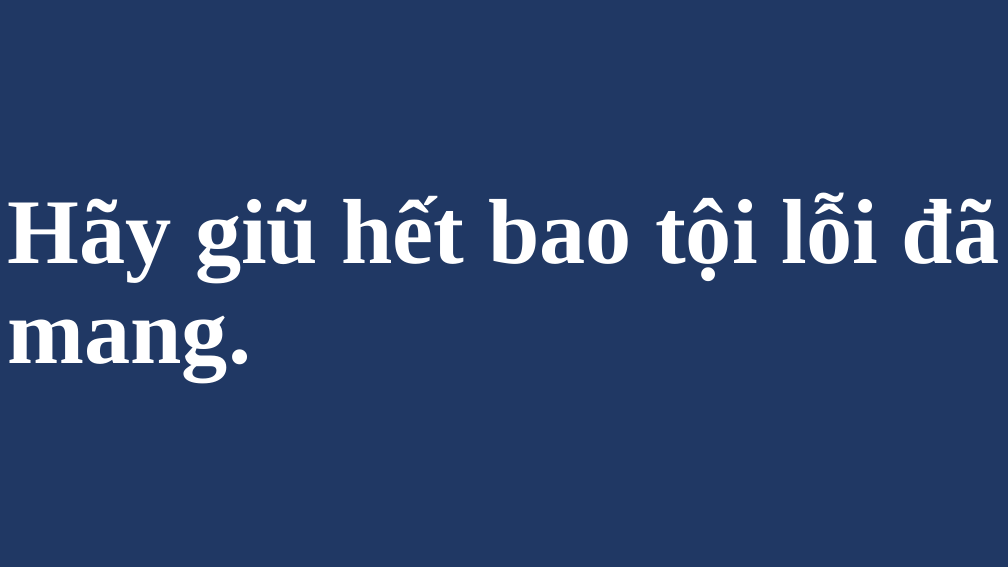
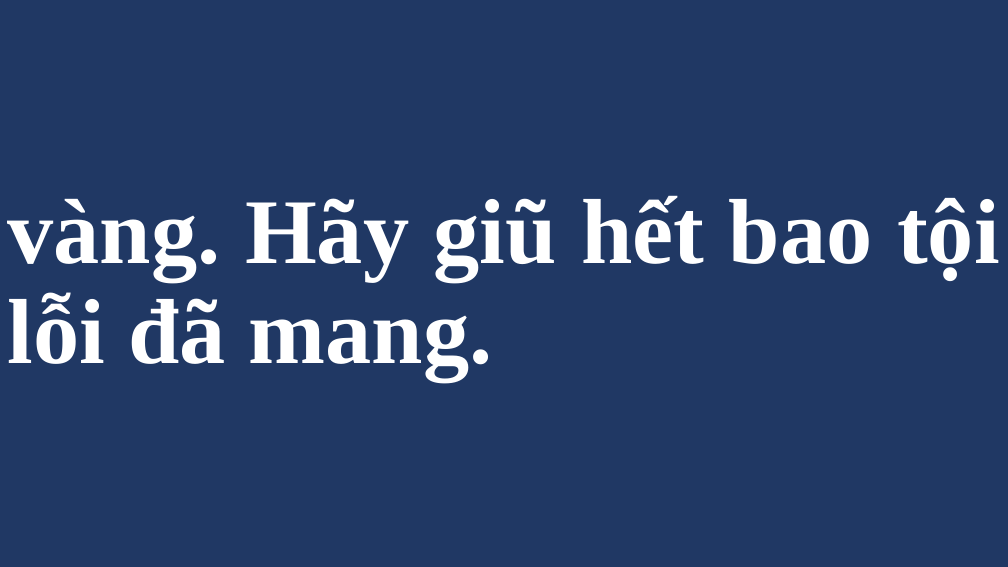
Before and after one commit to anhpeter/song-generator, a slide deck: slide 19 of output/songs.pptx. Drawn at 1008x567 pixels with LibreOffice and Linux fonts; fonts in the diff are those of the drawing. Boxes give left, top, right and bottom in pixels: in the first picture for what was removed or moved away, otherwise in the second. Text is boxed around its words. In the diff, an @@ line names an element or a change of style, - is before the commit and + after.

```diff
--- a/output/songs.pptx
+++ b/output/songs.pptx
@@ title at (8, 195, 1000, 380): text changed @@
-Hãy giũ hết bao tội lỗi đã mang.
+vàng. Hãy giũ hết bao tội lỗi đã mang.
```
Also in this commit, not shown: 9 other slides changed, 1 slide added, 1 slide removed, 2 other files.
